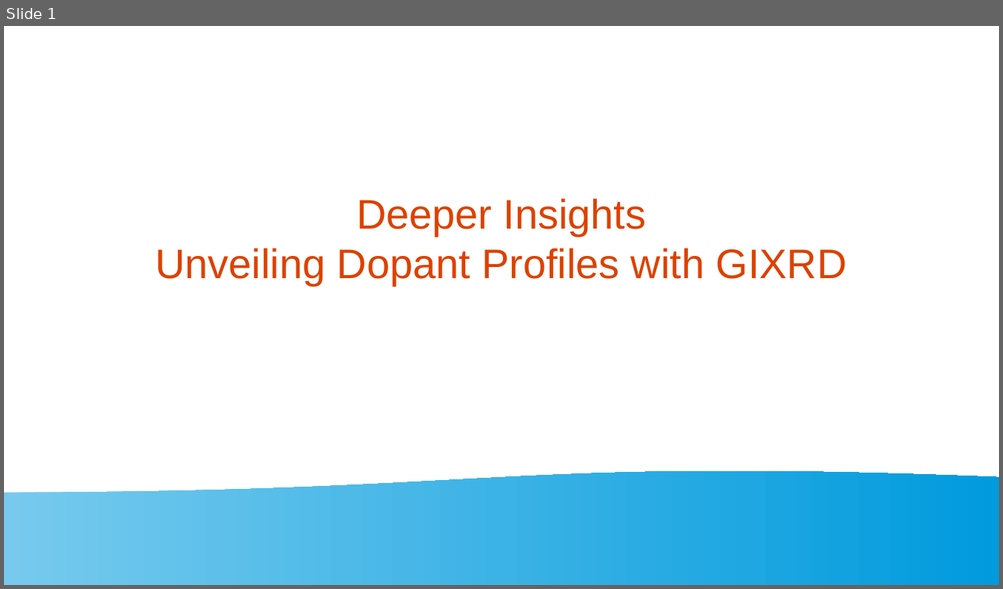
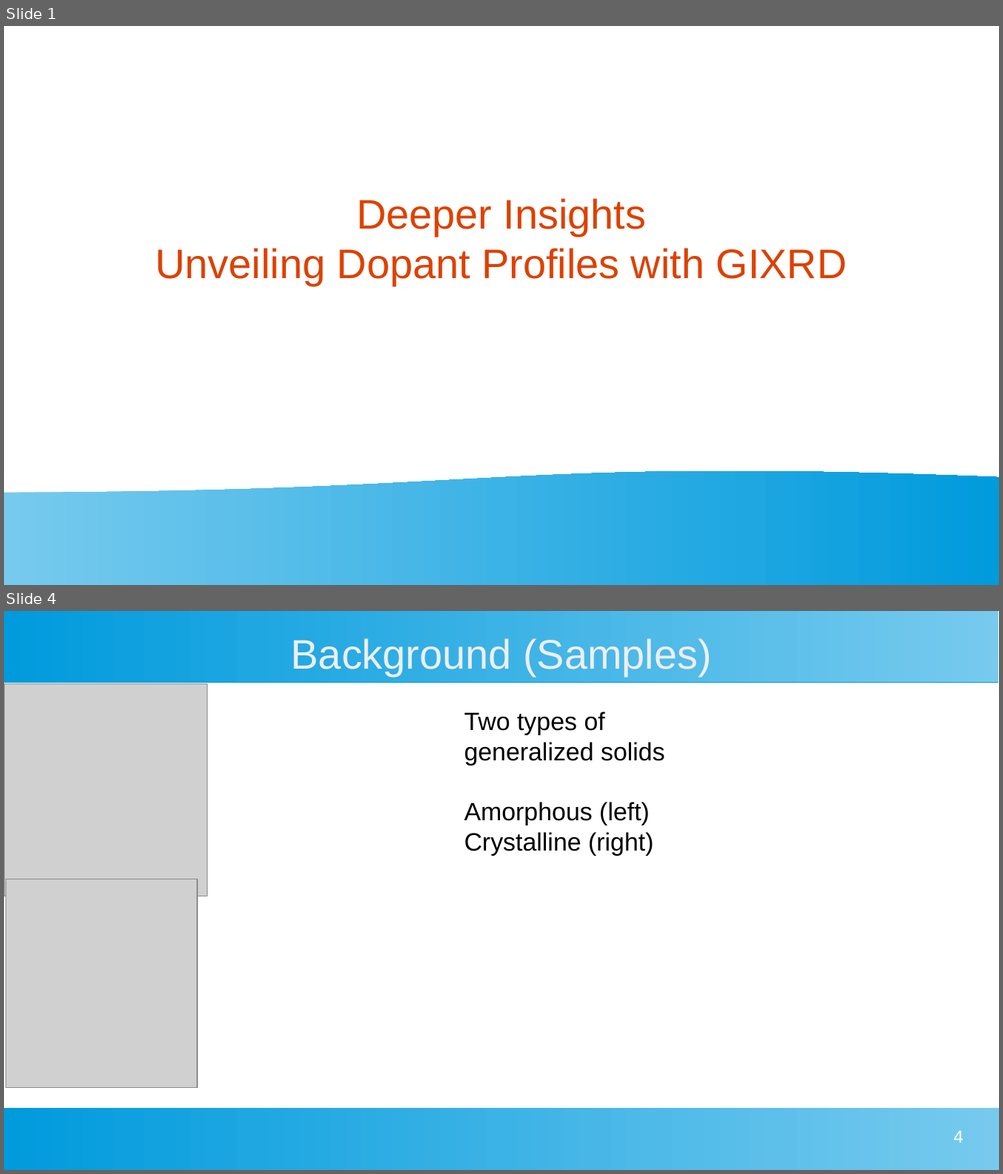
Before and after one commit to MarkS5001/GIXRD-Thesis, a slide deck: Thesis Defense Presentation.odp. Shown one above the other, each under a label of ours: slide 1 before the commit, slides 1 and 4 after it; the slides between them are not shown. The pictures are 1003x589 and 1003x1174 pixels, drawn with LibreOffice and Linux fonts; fonts in the diff are those of the drawing; grey boxes stand for pictures. Boxes give left, top, right and bottom in pixels: in the first picture for what was removed or moved away, otherwise in the second. Text is boxed around its words. In the diff, an @@ line names an element or a change of style, - is before the commit and + after.

```diff
--- a/Thesis Defense Presentation.odp
+++ b/Thesis Defense Presentation.odp
@@ slide 4 added at [4,611,999,1170], background #FFFFFF @@
@@ rectangle added at [4,611,999,682], fill gradient #77CAEE to #75C9EE to #73C9ED to #71C8ED to #6FC7ED to #6EC6ED @@
@@ title added at [291,638,711,676], 33 pt, text #EEEEEE @@
+Background (Samples)
@@ picture added at [4,684,207,896] @@
@@ text added at [464,712,665,856], 20 pt, text #000000 @@
+Two types of generalized solids
+Amorphous (left)
+Crystalline (right)
@@ picture added at [5,879,197,1088] @@
@@ rectangle added at [4,1108,999,1170], fill gradient #77CAEE to #75C9EE to #73C9ED to #71C8ED to #6FC7ED to #6EC6ED @@
@@ page number added at [953,1130,963,1143], 14 pt, text #FFFFFF @@
+4
```
Also in this commit, not shown: 4 slides changed, 3 other slides added, 1 slide removed.
